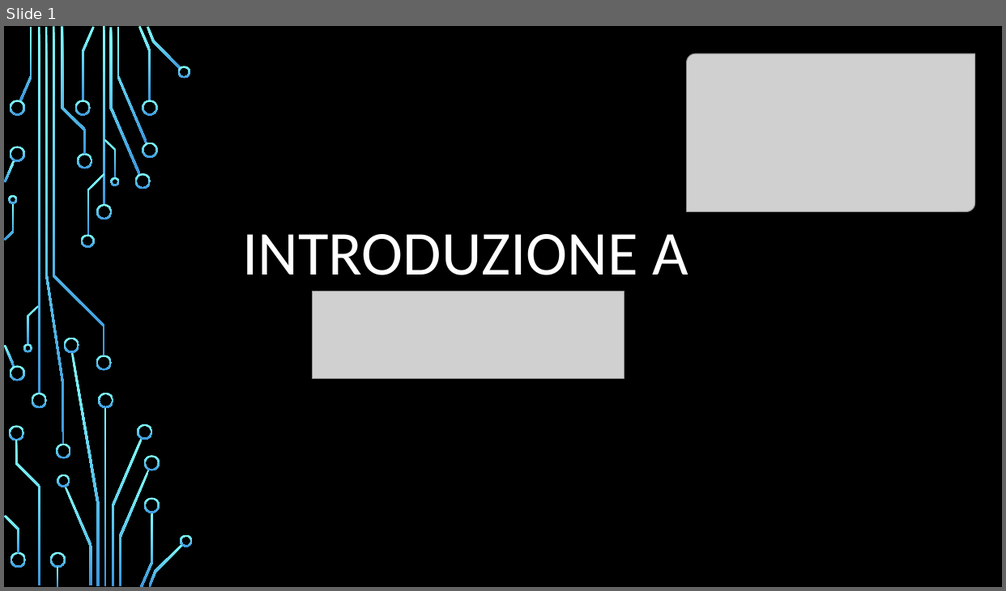
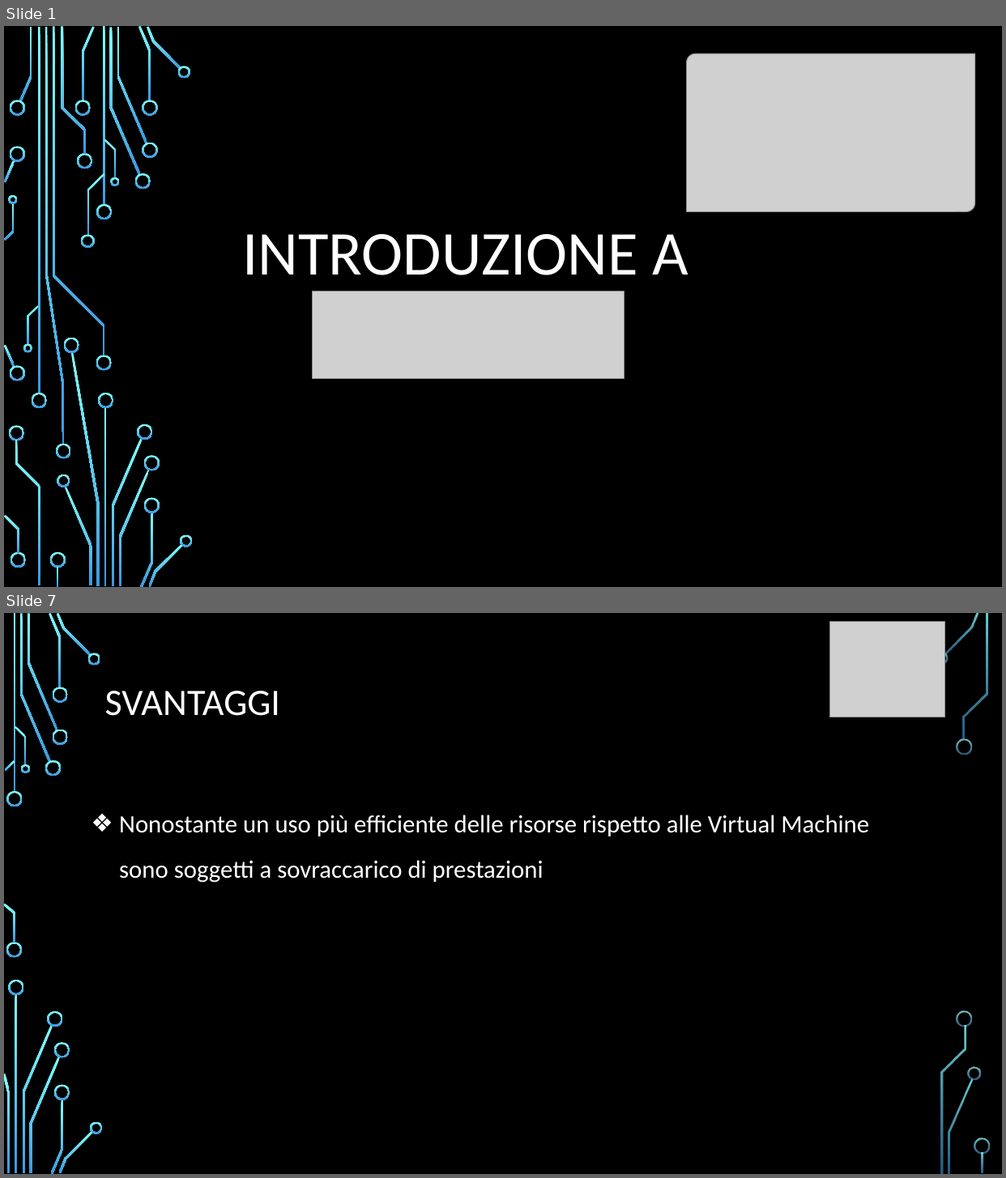
Before and after one commit to angelitadoria/Documenti-stage, a slide deck: prsentazione_DOCKER.pptx. Shown one above the other, each under a label of ours: slide 1 before the commit, slides 1 and 7 after it; the slides between them are not shown. The pictures are 1006x591 and 1006x1178 pixels, drawn with LibreOffice and Linux fonts; fonts in the diff are those of the drawing; grey boxes stand for pictures; background and template pictures are left out. Boxes give left, top, right and bottom in pixels: in the first picture for what was removed or moved away, otherwise in the second. Text is boxed around its words. In the diff, an @@ line names an element or a change of style, - is before the commit and + after.

```diff
--- a/prsentazione_DOCKER.pptx
+++ b/prsentazione_DOCKER.pptx
@@ slide 7 added at bbox=[4, 613, 1002, 1174], background picture (left out) @@
@@ picture added at bbox=[829, 621, 946, 717] @@
@@ title added at bbox=[105, 691, 280, 716], 36 pt, text #FFFFFF @@
+SVANTAGGI
@@ text added at bbox=[119, 815, 869, 883], 24 pt, text #FFFFFF @@
+❖ Nonostante un uso più efficiente delle risorse rispetto alle Virtual Machine sono soggetti a sovraccarico di prestazioni
@@ group added at bbox=[4, 613, 990, 1174]: 33 freeform shapes, 3 rectangles @@
```
Also in this commit, not shown: 2 slides changed, 4 other slides added, 2 slides removed.
